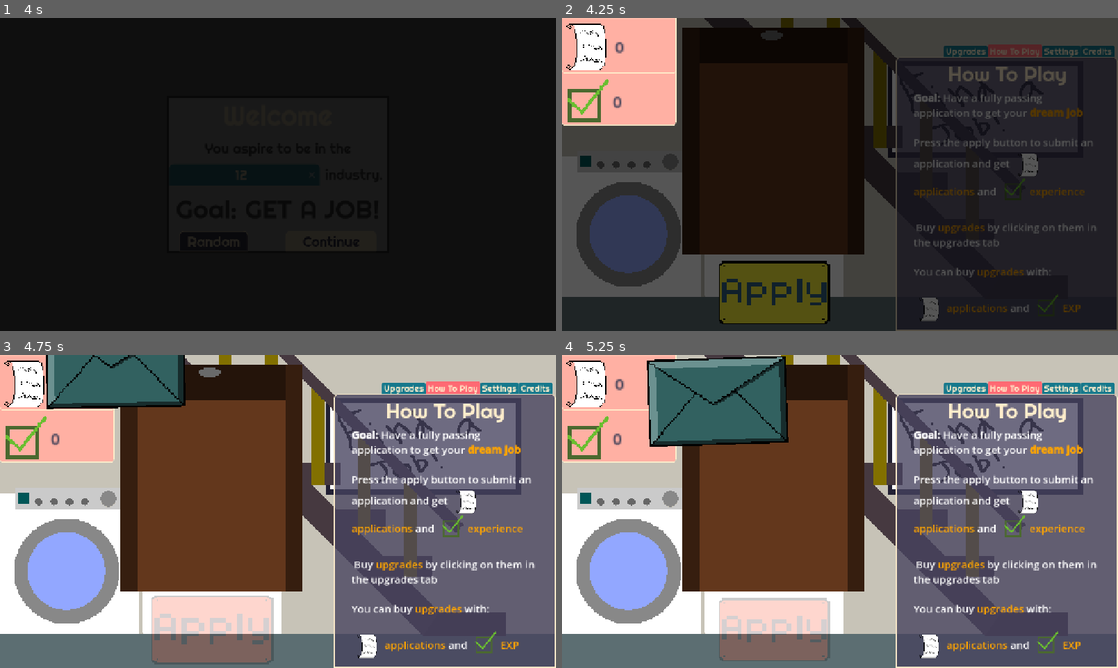
Above: before the commit, frames 1-4 (two rows, left to right).
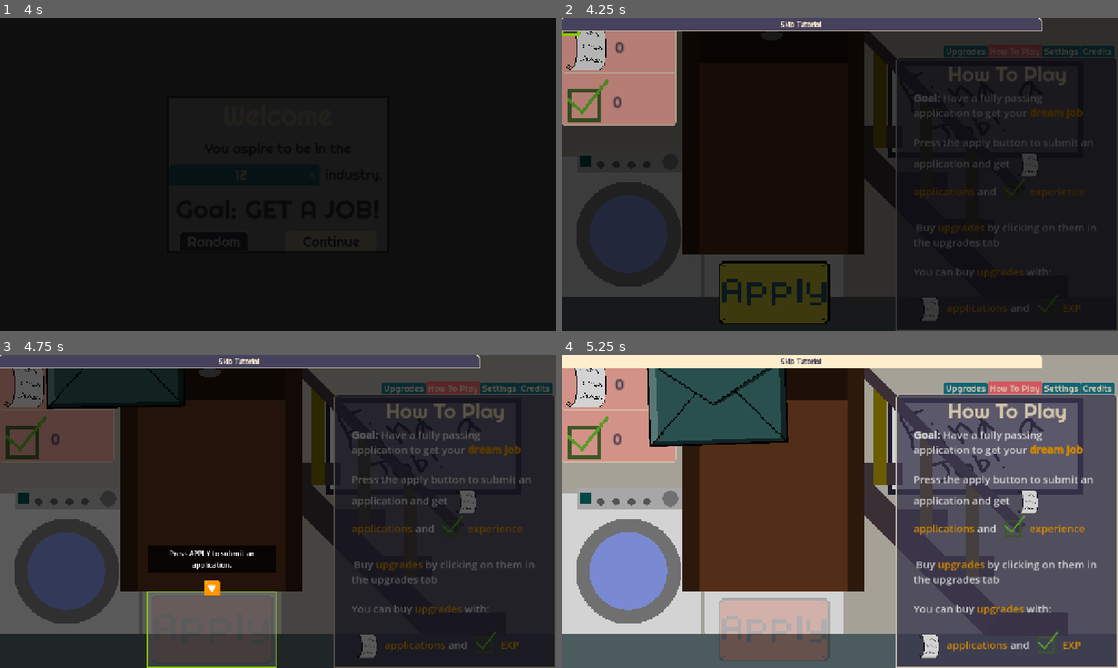
Above: after the commit, the same moments.

Repository: OrangePainting/in-this-economy
Game: Godot game, scene res://Scenes/main_menu.tscn
The game is run twice, just before and just after one commit, with the same random seed, the same clock (stepped at 60 frames per second) and the same inputs. Sound files missing from this copy of the repository are replaced by a short silence.
Inputs (mouse positions are in pixels of both pictures, inside the frame that each line leads up to):
- Up to frame 1 (4 s): tap Enter at 0.5 s; move the mouse to (400, 158) at 0.52 s; click (400, 158) at 0.67 s; click "Skip" at 1.25 s; click "Start Game" at 2 s; click (244, 174) at 2.77 s; type "12" at 2.85 s; click "Continue" at 3.5 s
- Up to frame 2 (4.25 s): no input
- Up to frame 3 (4.75 s): click (211, 630) at 4.25 s
- Up to frame 4 (5.25 s): click (801, 361) at 5 s, where only the run after the commit has a clickable "Skip Tutorial"

Frame 1 is identical in both runs. In frame 2, 22% of the frame differs, in the area x 0-100%, y 0-100%; in frame 3, 98%; in frame 4, 33%.

Commit message:
Added Tutorial and more QOL stuff
Krish Konda
18:39 06/26/26

Added more animations for the main game and project games.

Diff:
--- a/Scenes/Projects/application_sort_manager.tscn
+++ b/Scenes/Projects/application_sort_manager.tscn
@@ -37,7 +37,7 @@
 offset_bottom = 113.0
 theme = ExtResource("1_ompr7")
 theme_override_font_sizes/font_size = 20
-text = "Press STOP when the yellow pointer lands on a PASS slot. Land 3 PASSes to finish."
+text = "Press STOP to make the yellow pointer land on a PASS slot."
 autowrap_mode = 2
 
 [connection signal="pressed" from="ActionButton" to="." method="_on_action_button_pressed"]
--- /dev/null
+++ b/Scenes/tutorial_manager.tscn
@@ -0,0 +1,57 @@
+[gd_scene format=3 uid="uid://cmxc2njnkerto"]
+
+[ext_resource type="Theme" uid="uid://b3klx57slj0l3" path="res://Assets/UI/soft_retro/soft_retro/soft_retro.tres" id="1_a1i5m"]
+[ext_resource type="Script" uid="uid://mygjqhjbv522" path="res://Scripts/tutorial_manager.gd" id="1_yvjw6"]
+
+[sub_resource type="StyleBoxFlat" id="StyleBoxFlat_yvjw6"]
+bg_color = Color(0.6, 0.6, 0.6, 0.22745098)
+border_width_left = 3
+border_width_top = 3
+border_width_right = 3
+border_width_bottom = 3
+border_color = Color(0.5333333, 0.8, 0, 1)
+
+[node name="TutorialManager" type="CanvasLayer" unique_id=461760450]
+layer = 20
+script = ExtResource("1_yvjw6")
+
+[node name="Dim" type="ColorRect" parent="." unique_id=800158265]
+anchors_preset = 15
+anchor_right = 1.0
+anchor_bottom = 1.0
+grow_horizontal = 2
+grow_vertical = 2
+mouse_filter = 2
+color = Color(0, 0, 0, 0)
+
+[node name="TipBackground" type="ColorRect" parent="." unique_id=2109252729]
+offset_right = 40.0
+offset_bottom = 40.0
+color = Color(0, 0, 0, 0.8)
+
+[node name="Box" type="Panel" parent="." unique_id=1085966228]
+offset_right = 40.0
+offset_bottom = 40.0
+mouse_filter = 2
+theme_override_styles/panel = SubResource("StyleBoxFlat_yvjw6")
+
+[node name="Tip" type="Label" parent="." unique_id=1265726266]
+visible = false
+custom_minimum_size = Vector2(280, 50)
+offset_right = 40.0
+offset_bottom = 23.0
+horizontal_alignment = 1
+autowrap_mode = 3
+
+[node name="Arrow" type="Label" parent="." unique_id=775406646]
+visible = false
+offset_right = 40.0
+offset_bottom = 23.0
+theme_override_colors/font_color = Color(0.33333325, 1, 0, 1)
+theme_override_font_sizes/font_size = 40
+
+[node name="SkipButton" type="Button" parent="." unique_id=115136805]
+offset_right = 1100.0
+offset_bottom = 31.0
+theme = ExtResource("1_a1i5m")
+text = "Skip Tutorial"
--- a/Scripts/Autoloads/global_data.gd
+++ b/Scripts/Autoloads/global_data.gd
@@ -63,9 +63,9 @@
 # Add green tint to upgrade once it's buyable
 
 # N
-# find a way to show the next ugprade version better
-# show create projects opening the projects tab better
-# add success animation to project being completed
+# [FIXED] find a way to show the next ugprade version better
+# [FIXED] show create projects opening the projects tab better
+# [FIXED] add success animation to project being completed
 # begin button for the games
 # still have to balance the exp part stuff
 # update tutorial to be more active
@@ -80,6 +80,7 @@
 const PASSIVE_EXP_INTERVAL = 3.0
 
 var finished_game: bool = false
+var tutorial_done: bool = false
 
 var industry_name: String = "test"
 
@@ -107,7 +108,7 @@
 var tree = {
 		"1. Faster Spin": {
 			"exp_costs": [0, 0, 10, 50, 200],
-			"app_costs": [5, 12, 25, 50, 75],
+			"app_costs": [1, 12, 25, 50, 75],
 			"display_name": "Faster Replies",
 			"descriptions": ["Learn how to open envelopes faster", "Use a better postal service", "Message HR Managers until they reply out of fear", "Hire someone to get your mail for you", "Simply distort time"],
 			"effects": {"spin_time" : [3, 2.25, 1.75, 1.25, 0.5]}
@@ -226,3 +227,4 @@
 	total_time = 0
 	current_best = 0
 	industry_name = "test"
+	tutorial_done = true
--- a/Scripts/main.gd
+++ b/Scripts/main.gd
@@ -7,7 +7,7 @@
 const Envelope = preload("res://Scenes/envelope.tscn")
 var envelopes: Array = []
 
-
+const Tutorial = preload("res://Scenes/tutorial_manager.tscn")
 
 # Called when the node enters the scene tree for the first time.
 func _ready() -> void:
@@ -27,6 +27,12 @@
 	t.timeout.connect(on_passive_exp_tick)
 	add_child(t)
 	t.start()
+
+	if not GlobalData.tutorial_done:
+		var tutorial := Tutorial.instantiate() as TutorialManager
+		add_child(tutorial)
+		tutorial.spin_button = button
+		tutorial.start()
 
 func on_passive_exp_tick() -> void:
 	if GlobalData.stats["passive_exp_rate"] > 0:
--- a/Scripts/projects.gd
+++ b/Scripts/projects.gd
@@ -98,9 +98,8 @@
 	overlay.add_child(close_button)
 
 	game.position = Vector2(50, 60)
-	game.project_completed.connect(close_function)
+	#game.project_completed.connect(close_function)
 	overlay.add_child(game)
-
 	button.queue_free()
 
 func on_grid_completed() -> void:
@@ -109,7 +108,7 @@
 	GlobalData.total_apps += apps_gained
 	GlobalData.global_total_apps += apps_gained
 	GlobalData.currency_changed.emit()
-	close()
+	show_success_then_close()
 
 func on_pin_drop_completed() -> void:
 	GlobalData.experience += projects_exp_gain[1]
@@ -117,7 +116,7 @@
 	GlobalData.total_apps += apps_gained
 	GlobalData.global_total_apps += apps_gained
 	GlobalData.currency_changed.emit()
-	close()
+	show_success_then_close()
 
 func on_arc_completed() -> void:
 	GlobalData.experience += projects_exp_gain[2]
@@ -125,7 +124,7 @@
 	GlobalData.total_apps += apps_gained
 	GlobalData.global_total_apps += apps_gained
 	GlobalData.currency_changed.emit()
-	close()
+	show_success_then_close()
 
 func on_sort_completed() -> void:
 	GlobalData.experience += projects_exp_gain[3]
@@ -133,6 +132,34 @@
 	GlobalData.total_apps += apps_gained
 	GlobalData.global_total_apps += apps_gained
 	GlobalData.currency_changed.emit()
+	show_success_then_close()
+
+func show_success_then_close() -> void:
+	if not overlay: return
+
+	var background = overlay.get_child(0)
+	var t = create_tween()
+	t.tween_property(background, "color", Color(0.1, 0.6, 0.2, 0.85), 0.2)
+	t.tween_property(background, "color", Color(0, 0, 0, 0.7), 0.2)
+
+	var label = Label.new()
+	label.text = "PROJECT COMPLETE!"
+	label.add_theme_font_size_override("font_size", 64)
+	label.modulate = Color.GREEN_YELLOW
+	label.set_anchors_preset(Control.PRESET_CENTER)
+	overlay.add_child(label)
+
+	var t2 = create_tween().set_parallel(true)
+	label.position = Vector2.ZERO
+	t2.tween_property(label, "scale", Vector2.ONE * 1.2, 0.15)
+	t2.tween_property(label, "scale", Vector2.ONE, 0.1).set_delay(0.15)
+
+	await get_tree().create_timer(1.2).timeout
+
+	var fade = create_tween().set_parallel(true)
+	fade.tween_property(label, "modulate:a", 0.0, 0.3)
+	await get_tree().create_timer(0.3).timeout
+
 	close()
 
 func close() -> void:
@@ -144,4 +171,5 @@
 
 # Called every frame. 'delta' is the elapsed time since the previous frame.
 func _process(delta: float) -> void:
+
 	elapsed += delta
--- a/Scripts/tab_system.gd
+++ b/Scripts/tab_system.gd
@@ -1,5 +1,6 @@
 extends Node2D
 
+var projects_hidden = true
 
 # Called when the node enters the scene tree for the first time.
 func _ready() -> void:
@@ -10,10 +11,26 @@
 func check_unlock_projects() -> void:
 	for upgrade in GlobalData.upgrades_bought:
 		if upgrade.id == "3. Unlock Projects":
+			var now_unlocked = %TabContainer.is_tab_hidden(1) and projects_hidden
 			%TabContainer.set_tab_hidden(1, false)
+			if now_unlocked:
+				projects_hidden = false
+				animate_tab_unlocking()
 			if GlobalData.upgrades_bought[upgrade] == 4:
 				$TabContainer/Projects/InfoLabel.visible = false
 
+func animate_tab_unlocking() -> void:
+	var label = Label.new()
+	label.text = "Projects Unlocked!"
+	label.add_theme_font_size_override("font_size", 24)
+	label.modulate = Color.GREEN_YELLOW
+	label.position = %TabContainer.position + Vector2(80, -40)
+	get_parent().add_child(label)
+
+	var t = create_tween().set_parallel(true)
+	t.tween_property(label, "position:y", label.position.y - 60, 1.5)
+	t.tween_property(label, "modulate:a", 0.0, 1.5)
+	t.tween_callback(label.queue_free).set_delay(1.5)
 
 # Called every frame. 'delta' is the elapsed time since the previous frame.
 func _process(delta: float) -> void:
--- /dev/null
+++ b/Scripts/tutorial_manager.gd
@@ -0,0 +1,188 @@
+class_name TutorialManager
+extends CanvasLayer
+
+@onready var dim: ColorRect = $Dim
+@onready var box: Panel = $Box
+@onready var tip_background: ColorRect = $TipBackground
+@onready var tip: Label = $Tip
+@onready var arrow: Label = $Arrow
+@onready var skip_button: Button = $SkipButton
+
+var step: int = 0
+var pulse_tween: Tween
+var spin_button: TextureButton
+
+# Called when the node enters the scene tree for the first time.
+func _ready() -> void:
+	skip_button.pressed.connect(finish)
+
+func start() -> void:
+	await get_tree().process_frame
+	await get_tree().process_frame
+	do_step(0)
+
+func do_step(s: int) -> void:
+	step = s
+	if pulse_tween: pulse_tween.kill()
+	match step:
+		0: step_apply()
+		1: step_upgrades_tab()
+		2: step_first_upgrade()
+		_: finish()
+
+func fade_in() -> void:
+	create_tween().tween_property(dim, "color", Color(0, 0, 0, 0.65), 0.3)
+
+func fade_out() -> void:
+	create_tween().tween_property(dim, "color", Color(0, 0, 0, 0), 0.25)
+
+func point_at(rect: Rect2, text: String, above: bool = true) -> void:
+	var pad = 10
+	box.position = rect.position - Vector2.ONE * pad
+	box.size = rect.size + Vector2.ONE * pad * 2
+	box.visible = true
+	tip.text = text
+	arrow.text = "🔽" if above else "🔼"
+	tip.visible = true
+	arrow.visible = true
+
+	await get_tree().process_frame
+	await get_tree().process_frame
+
+	var center_x = rect.position.x + rect.size.x * 0.5
+	var arrow_x = clamp(center_x - arrow.size.x * 0.5, 4.0, 1276.0)
+	var tip_x = clamp(center_x - tip.size.x * 0.5, 4.0, 1276.0 - tip.size.x)
+	var arrow_y: float
+	var tip_y: float
+	if above:
+		arrow_y = rect.position.y - 52
+		tip_y = arrow_y - tip.size.y - 6
+	else:
+		arrow_y = rect.position.y + rect.size.y + 8
+		tip_y = arrow_y + 46
+
+	arrow.position = Vector2(arrow_x, arrow_y)
+	tip.position = Vector2(tip_x, tip_y)
+	tip_background.position = Vector2(tip_x - 8, tip_y - 6)
+	tip_background.size = tip.size + Vector2(16, 12)
+	tip_background.visible = true
+
+	if pulse_tween: pulse_tween.kill()
+	pulse_tween = create_tween().set_loops()
+	pulse_tween.tween_property(arrow, "position:y", arrow_y + 10, 0.45).set_trans(Tween.TRANS_SINE)
+	pulse_tween.tween_property(arrow, "position:y", arrow_y, 0.45).set_trans(Tween.TRANS_SINE)
+
+func clear() -> void:
+	if pulse_tween: pulse_tween.kill()
+	box.visible = false
+	tip.visible = false
+	tip_background.visible = false
+	arrow.visible = false
+
+func step_apply() -> void:
+	fade_in()
+	await get_tree().create_timer(0.4).timeout
+	await point_at(spin_button.get_global_rect(), "Press APPLY to submit an application.", true)
+	await spin_button.pressed
+	clear()
+	fade_out()
+	await get_tree().create_timer(0.4).timeout
+	do_step(1)
+
+func step_upgrades_tab() -> void:
+	var tab_container = get_tab_container()
+	if not tab_container:
+		finish()
+		return
+	fade_in()
+	await get_tree().create_timer(0.4).timeout
+	var tab_local = Rect2(117, 5, 85, 15)
+	var tab_rect = Rect2(tab_container.get_global_position() + tab_local.position, tab_local.size)
+	await point_at(tab_rect, "Open the Upgrades tab", false)
+	tab_container.tab_changed.connect(on_tab)
+
+func on_tab(index: int) -> void:
+	if index != 0: return
+	var tab_container = get_tab_container()
+	if tab_container and tab_container.tab_changed.is_connected(on_tab):
+		tab_container.tab_changed.disconnect(on_tab)
+	clear()
+	fade_out()
+	get_tree().create_timer(0.4).timeout.connect(func(): do_step(2))
+
+func step_first_upgrade() -> void:
+	var upgrade_container = get_upgrade_container()
+	if not upgrade_container: return
+	var first = first_visible(upgrade_container)
+	if not first:
+		tip.text = "Click the envelope\nto open an application!"
+		tip.visible = true
+		await get_tree().process_frame
+		tip.position = Vector2(790, 300)
+		tip_background.position = Vector2(tip.position.x - 8, tip.position.y - 6)
+		await get_tree().process_frame
+		tip_background.size = tip.size + Vector2(16, 12)
+		tip_background.visible = true
+		GlobalData.currency_changed.connect(poll_upgrade)
+		return
+	#if GlobalData.currency_changed.is_connected(poll_upgrade):
+		#GlobalData.currency_changed.disconnect(poll_upgrade)
+	#tip.visible = false
+	#tip_background.visible = false
+	highlight_upgrade(first)
+
+func poll_upgrade() -> void:
+	var upgrade_container = get_upgrade_container()
+	if not upgrade_container: return
+	var first = first_visible(upgrade_container)
+	if not first: return
+	if GlobalData.currency_changed.is_connected(poll_upgrade):
+		GlobalData.currency_changed.disconnect(poll_upgrade)
+	tip.visible = false
+	tip_background.visible = false
+	highlight_upgrade(first)
+
+func highlight_upgrade(node: Control) -> void:
+	fade_in()
+	await get_tree().create_timer(0.4).timeout
+	await point_at(node.get_global_rect(), "Click to buy this upgrade :O", false)
+	if not GlobalData.currency_changed.is_connected(on_bought):
+		GlobalData.currency_changed.connect(on_bought)
+
+func on_bought() -> void:
+	if GlobalData.num_upgrades_bought <= 0: return
+	if GlobalData.currency_changed.is_connected(on_bought):
+		GlobalData.currency_changed.disconnect(on_bought)
+	clear()
+	fade_out()
+	get_tree().create_timer(0.5).timeout.connect(func(): finish())
+
+func cleanup() -> void:
+	var tab_container = get_tab_container()
+	if tab_container and tab_container.tab_changed.is_connected(on_tab): tab_container.tab_changed.disconnect(on_tab)
+	if GlobalData.currency_changed.is_connected(poll_upgrade): GlobalData.currency_changed.disconnect(poll_upgrade)
+	if GlobalData.currency_changed.is_connected(on_bought): GlobalData.currency_changed.disconnect(on_bought)
+
+
+func finish() -> void:
+	cleanup()
+	clear()
+	fade_out()
+	GlobalData.tutorial_done = true
+	await get_tree().create_timer(0.4).timeout
+	queue_free()
+
+func get_tab_container() -> TabContainer:
+	return get_tree().root.find_child("TabContainer", true, false) as TabContainer
+
+func get_upgrade_container() -> VBoxContainer:
+	return get_tree().root.find_child("UpgradeContainer", true, false) as VBoxContainer
+
+func first_visible(container: Node) -> Control:
+	for child in container.get_children():
+		if child is Control and (child as Control).visible: return child as Control
+	return null
+
+# Called every frame. 'delta' is the elapsed time since the previous frame.
+func _process(delta: float) -> void:
+	pass
--- a/Scripts/upgrade_template.gd
+++ b/Scripts/upgrade_template.gd
@@ -10,6 +10,8 @@
 
 var upgrade
 var tween: Tween
+
+var was_affordable = false
 
 func get_current_level() -> int:
 	return GlobalData.upgrades_bought.get(upgrade, 0)
@@ -24,10 +26,38 @@
 		var final_color = Color(1, 1, 1, 0.5) if is_maxed() else Color.WHITE
 		tween.tween_property(self, "modulate", Color.YELLOW_GREEN, 0.1)
 		tween.tween_property(self, "modulate", final_color, 0.1)
+
+		spawn_float_label("Upgraded!" if not is_maxed() else "MAXED!")
+		if not is_maxed(): pulse_next_available()
+
 		if is_maxed(): upgrade_is_maxed.emit(upgrade.display_name)
 	else:
 		tween.tween_property(self, "modulate", Color.RED, 0.1)
 		tween.tween_property(self, "modulate", Color.WHITE, 0.3)
+
+func spawn_float_label(message: String) -> void:
+	var label = Label.new()
+	label.text = message
+	label.add_theme_font_size_override("font_size", 20)
+	label.position = Vector2(size.x / 2.0 - 40, 0)
+	label.modulate = Color.GREEN_YELLOW
+	add_child(label)
+
+	var t = create_tween().set_parallel(true)
+	t.tween_property(label, "position:y", -50, 0.8)
+	t.tween_property(label, "modulate:a", 0, 0.8)
+	t.tween_callback(label.queue_free).set_delay(0.8)
+
+func pulse_next_available() -> void:
+	if is_maxed(): return
+	var t = create_tween()
+	t.tween_property($ColorRect, "modulate", Color(0, 1, 0.5, 0.8), 0.2)
+	t.tween_property($ColorRect, "modulate", Color.WHITE, 0.2)
+	t.tween_property($ColorRect, "modulate", Color(0, 1, 0.5, 0.8), 0.2)
+	t.tween_property($ColorRect, "modulate", Color.WHITE, 0.2)
+	t.tween_property($ColorRect, "modulate", Color(0, 1, 0.5, 0.8), 0.2)
+	t.tween_property($ColorRect, "modulate", Color.WHITE, 0.2)
+
 
 func is_maxed() -> bool:
 	return get_current_level() + 1 > len(upgrade.app_costs) or get_current_level() + 1 > len(upgrade.exp_costs)
@@ -42,7 +72,7 @@
 	return true
 
 func update_labels_and_button():
-	name_label.text = upgrade.display_name
+	name_label.text = upgrade.display_name + "\nLevel %d" % (get_current_level() + 1)
 	if is_maxed():
 		if GlobalData.currency_changed.is_connected(update_label_colors): GlobalData.currency_changed.disconnect(update_label_colors)
 		self.disabled = true # these two lines are for the same purpose
@@ -76,6 +106,12 @@
 func update_label_colors():
 	if is_maxed(): return
 
+	var affordable = GlobalData.total_apps >= upgrade.app_costs[get_current_level()] and GlobalData.experience >= upgrade.exp_costs[get_current_level()]
+
+	if affordable and not was_affordable:
+		pulse_next_available()
+	was_affordable = affordable
+
 	if GlobalData.total_apps < upgrade.app_costs[get_current_level()]:
 		app_cost_label.set_modulate(Color(1.0, 0.2, 0.2, 1.0))
 		modulate = Color.WHITE
--- a/Upgrades/1. faster spin.tres
+++ b/Upgrades/1. faster spin.tres
@@ -8,7 +8,7 @@
 display_name = "Faster Replies"
 descriptions = Array[String](["Learn how to open envelopes faster", "Use a better postal service", "Message HR Managers until they reply out of fear", "Hire someone to get your mail for you", "Simply distort time"])
 exp_costs = Array[int]([0, 0, 10, 50, 200])
-app_costs = Array[int]([5, 12, 25, 50, 75])
+app_costs = Array[int]([1, 12, 25, 50, 75])
 effects = {
 "spin_time": [3, 2.25, 1.75, 1.25, 0.5]
 }
Not shown, added: Scripts/tutorial_manager.gd.uid
Not shown: 1 places in Upgrades/1. faster spin.tres that only renumber resources
Not shown: 1 places in Upgrades/2. improve yourself.tres that only renumber resources
Not shown: 1 places in Upgrades/3. unlock projects.tres that only renumber resources
Not shown: 1 places in Upgrades/4. more apps per spin.tres that only renumber resources
Not shown: 1 places in Upgrades/5. passive exp.tres that only renumber resources
Not shown: 1 places in Upgrades/6. referral.tres that only renumber resources
Not shown: 1 places in Upgrades/7. auto apply.tres that only renumber resources
Not shown, added: Scenes/tab_system.tscn11290392007.tmp
Not shown, added: Scenes/tab_system.tscn11298902056.tmp
